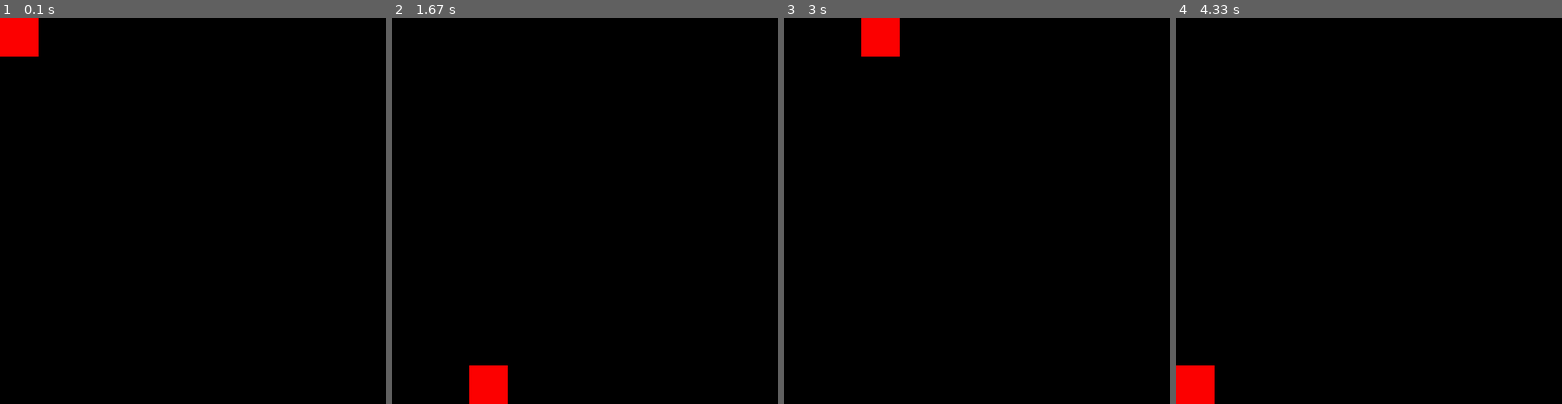
Above: before the commit, frames 1-4 (left to right).
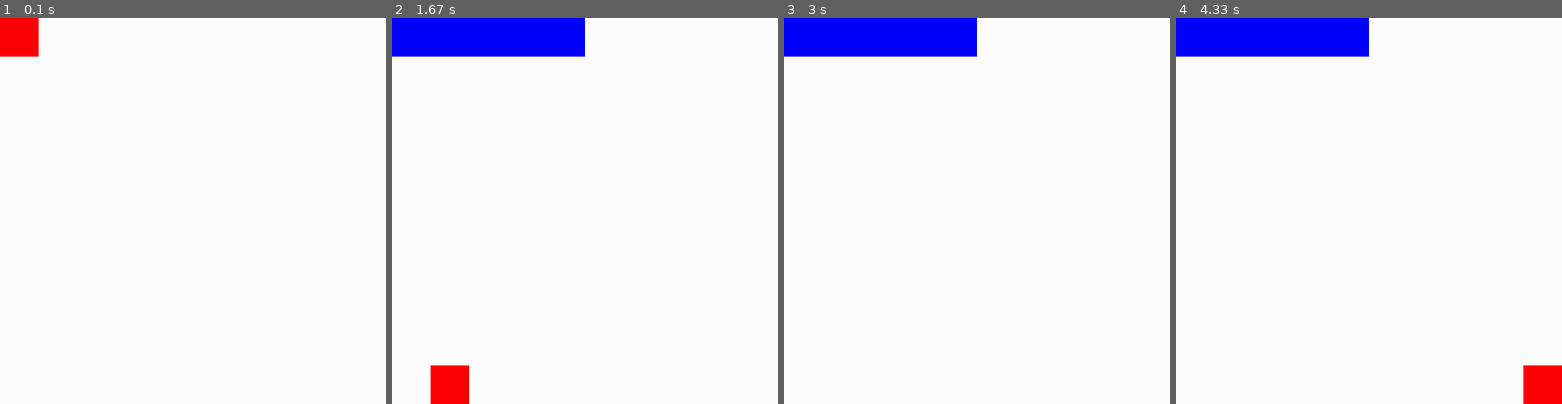
Above: after the commit, the same moments.

Repository: JohnDNewman/EECS_581_project_1
Game: pygame game, started from test.py
Same seed, same stepped clock (60 frames per second), same inputs: the game is played once before the commit and once after it.
Inputs:
- Up to frame 1 (0.1 s): no input
- Up to frame 2 (1.67 s): hold Enter 0.33-0.8 s; hold Right 0.33-0.8 s; hold Right 0.83-1.3 s; hold Up from 1.33 s (still down)
- Up to frame 3 (3 s): release Up at 1.8 s; hold Right 1.83-2.3 s; hold Left 2.33-2.87 s; hold Down from 2.9 s (still down)
- Up to frame 4 (4.33 s): release Down at 3.2 s; hold Enter 3.23-3.63 s; hold Left 3.23-3.63 s; hold Left 3.67-4.07 s; hold Up from 4.1 s (still down)

The runs differ from the first frame. In frame 1, 99% of the frame differs, in the area x 0-100%, y 0-100%; in frame 2, 100%; in frame 3, 100%; in frame 4, 100%.

Commit message:
Placement works. Just need to add collision checks

Diff:
--- a/test.py
+++ b/test.py
@@ -12,42 +12,112 @@
 max_y = y - single_square_y
 
 screen =  pg.display.set_mode((x,y))
-rect = pg.Rect((0,0), (100,100))
+cursor = pg.Rect((0,0), (100,100))
+font = pg.font.Font(None, 36)
+text_surface = font.render("What Direction will the ship extend?", True, (0,0,0))
+
+placed = font.render("All Ships Have been Placed!", True, (0,0,0))
+exit = False
+
+shipSizes = [1,2,3,4,5]
+currentShip = 0
+ships = []
+shipsLeft = 5
 
 # need to blit() if using an image
+placePrompt = False
 
 while running:
-    screen.fill('black')
-    pg.draw.rect(screen, 'red', rect)
+    screen.fill("white")
+    pg.draw.rect(screen, 'red', cursor)
+
+    for ship in ships:
+        pg.draw.rect(screen, 'blue', ship)
+
+    if placePrompt:
+        screen.blit(text_surface, (500,500))
+
+
+    if shipsLeft == 0:
+        screen.blit(placed, (300,50))
+        running = False
+        pg.display.update()
+        pg.time.wait(2000)
+
     pg.display.update()
 
+
     events = pg.event.get()
+
+
+
 
     for event in events:
         if event.type == pg.KEYDOWN:
             if event.key == pg.K_RIGHT:
-                if rect.x < max_x:
-                    rect.move_ip(single_square_x,0)
+                if placePrompt:
+                    curShipSize = shipSizes[shipsLeft-1]    # If we have 5 ships left, we want the 4th index. 4 left, 3rd index, and so on
+                    newShip = pg.Rect((cursor.x,cursor.y), (curShipSize * single_square_x,single_square_y))     # Create a new rectangle of the new ship
+                    ships.append(newShip)
+                    shipsLeft -= 1
+                    cursor.x = 0
+                    cursor.y = 0
+                    placePrompt = False
+
                 else:
-                    rect.x = 0
+                    if cursor.x < max_x:
+                        cursor.move_ip(single_square_x,0)
+                    else:
+                        cursor.x = 0
 
             elif event.key == pg.K_LEFT:
+                if placePrompt:
+                    curShipSize = shipSizes[shipsLeft-1]    # If we have 5 ships left, we want the 4th index. 4 left, 3rd index, and so on
+                    newShip = pg.Rect((cursor.x - (curShipSize * single_square_x) + single_square_x,cursor.y), (curShipSize * single_square_x,single_square_y))     # Create a new rectangle of the new ship
+                    ships.append(newShip)
+                    shipsLeft -= 1
+                    cursor.x = 0
+                    cursor.y = 0
+                    placePrompt = False
 
-                if rect.x > 0:
-                    rect.move_ip(-(single_square_x),0)
                 else:
-                    rect.x = max_x
+                    if cursor.x > 0:
+                        cursor.move_ip(-(single_square_x),0)
+                    else:
+                        cursor.x = max_x
 
             elif event.key == pg.K_DOWN:
+                if placePrompt:
+                    curShipSize = shipSizes[shipsLeft-1]    # If we have 5 ships left, we want the 4th index. 4 left, 3rd index, and so on
+                    newShip = pg.Rect((cursor.x,cursor.y), (single_square_x, curShipSize * single_square_y))     # Create a new rectangle of the new ship
+                    ships.append(newShip)
+                    shipsLeft -= 1
+                    cursor.x = 0
+                    cursor.y = 0
+                    placePrompt = False
 
-                if rect.y < max_y:
-                    rect.move_ip(0,single_square_y)
                 else:
-                    rect.y = 0
+                    if cursor.y < max_y:
+                        cursor.move_ip(0,single_square_y)
+                    else:
+                        cursor.y = 0
 
             elif event.key == pg.K_UP:
+                if placePrompt:
+                    curShipSize = shipSizes[shipsLeft-1]    # If we have 5 ships left, we want the 4th index. 4 left, 3rd index, and so on
+                    newShip = pg.Rect((cursor.x,cursor.y - (curShipSize * single_square_y) + single_square_y), (single_square_x, curShipSize* single_square_y))     # Create a new rectangle of the new ship
+                    ships.append(newShip)
+                    shipsLeft -= 1
+                    cursor.x = 0
+                    cursor.y = 0
+                    placePrompt = False
 
-                if rect.y > 0:
-                    rect.move_ip(0,-(single_square_y))
                 else:
-                    rect.y = max_y
+                    if cursor.y > 0:
+                        cursor.move_ip(0,-(single_square_y))
+                    else:
+                        cursor.y = max_y
+
+            # If the player is ready to place their ship
+            elif event.key == pg.K_RETURN:
+                placePrompt = True
